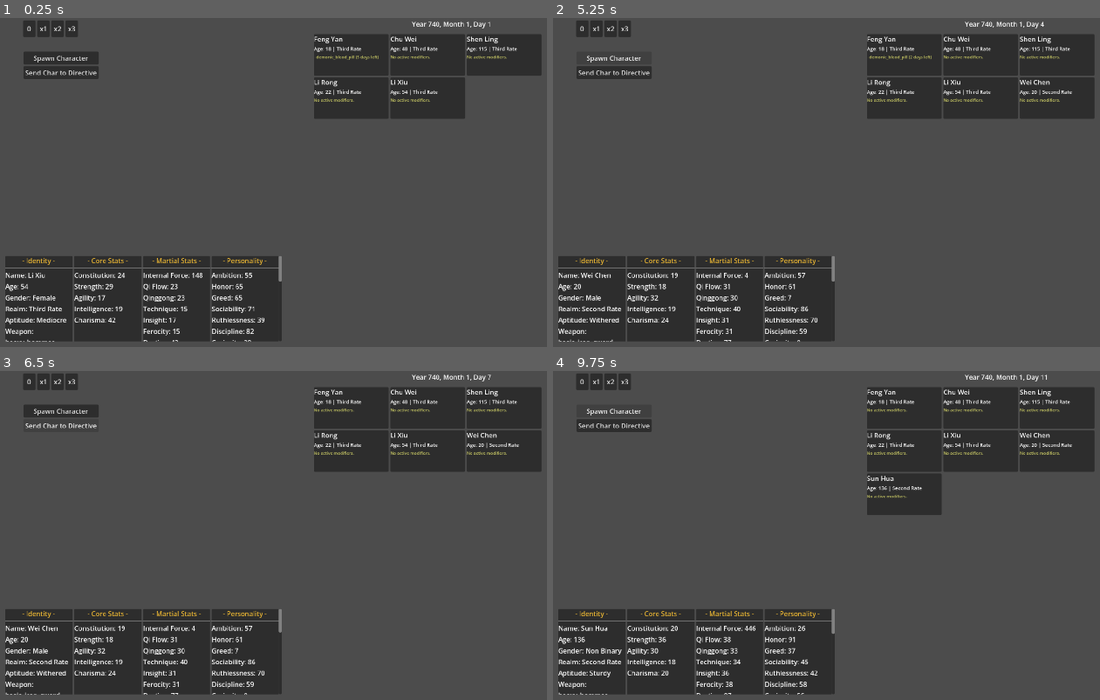
Above: before the commit, frames 1-4 (two rows, left to right).
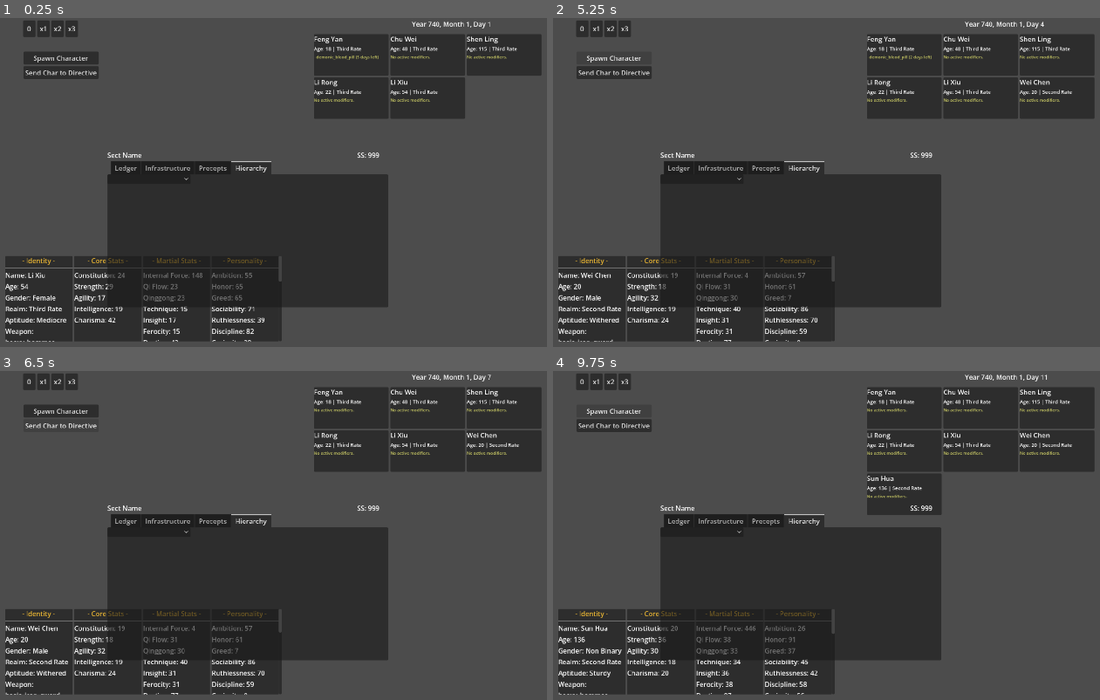
Above: after the commit, the same moments.

Repository: Chthonic-Studio/the_sect_master
Game: Godot game, scene res://Scenes/testing_grounds.tscn
Two runs of this game, one before a commit and one after it. Both use one fixed random seed, a clock stepped at 60 frames per second and the inputs below.
Inputs (mouse positions are in pixels of both pictures, inside the frame that each line leads up to):
- Up to frame 1 (0.25 s): no input
- Up to frame 2 (5.25 s): click (700, 179) at 0.52 s; click (903, 189) at 1.27 s; click "0" at 2 s; click "x1" at 2.75 s; click "x2" at 3.5 s; click "x3" at 4.25 s; click "Spawn Character" at 5 s
- Up to frame 3 (6.5 s): click "Send Char to Directive" at 5.75 s
- Up to frame 4 (9.75 s): click "0" at 6.5 s; click "x1" at 7.25 s; click "x2" at 8 s; click "x3" at 8.75 s; click "Spawn Character" at 9.5 s

The runs differ from the first frame. In frame 1, 18% of the frame differs, in the area x 19-71%, y 40-89%; in frame 2, 18%; in frame 3, 18%; in frame 4, 18%.

Commit message:
Add sect UI panels and AI blackboard
Introduce several new UI scenes (ledger_panel, infrastructure_panel, precepts_panel, hierarchy_panel, roster_item, law_list_item) to build out the sect dashboard UI. Integrate these panels into Scenes/testing_grounds.tscn by registering them as external PackedScene resources and adding a SectDashboard with TabContainer entries. Add a new Scripts/AI/blackboard.gd (and its uid) implementing a simple Blackboard class for advertising, claiming, and releasing entity targets used by AI actions.

Diff:
--- /dev/null
+++ b/Scenes/UI/hierarchy_panel.tscn
@@ -0,0 +1,27 @@
+[gd_scene format=3 uid="uid://j3nh7ma1nwe"]
+
+[ext_resource type="PackedScene" uid="uid://b6x40hbcb6byg" path="res://Scenes/UI/roster_item.tscn" id="1_1qxc6"]
+
+[node name="HierarchyPanel" type="VBoxContainer" unique_id=1791663435]
+
+[node name="HeaderFilters" type="HBoxContainer" parent="." unique_id=1046407441]
+layout_mode = 2
+
+[node name="RankFilterDropdown" type="OptionButton" parent="HeaderFilters" unique_id=2082740419]
+custom_minimum_size = Vector2(200, 0)
+layout_mode = 2
+
+[node name="TotalMembersCount" type="Label" parent="HeaderFilters" unique_id=1522070805]
+custom_minimum_size = Vector2(200, 0)
+layout_mode = 2
+
+[node name="MainRoster" type="ScrollContainer" parent="." unique_id=1345193229]
+layout_mode = 2
+
+[node name="RosterGrid" type="GridContainer" parent="MainRoster" unique_id=956887998]
+layout_mode = 2
+size_flags_horizontal = 3
+size_flags_vertical = 3
+
+[node name="RosterItem" parent="MainRoster/RosterGrid" unique_id=1573130340 instance=ExtResource("1_1qxc6")]
+layout_mode = 2
--- /dev/null
+++ b/Scenes/UI/infrastructure_panel.tscn
@@ -0,0 +1,26 @@
+[gd_scene format=3 uid="uid://cfia6b3uj8k14"]
+
+[node name="InfrastructurePanel" type="HBoxContainer" unique_id=290949399]
+theme_override_constants/separation = 10
+
+[node name="ConstructionQueue" type="VBoxContainer" parent="." unique_id=762168084]
+layout_mode = 2
+
+[node name="ActiveConstruction" type="Label" parent="ConstructionQueue" unique_id=1585287340]
+layout_mode = 2
+text = "Active Construction"
+
+[node name="ActiveQueueList" type="VBoxContainer" parent="ConstructionQueue" unique_id=2031170078]
+layout_mode = 2
+
+[node name="AvailableBuildings" type="VBoxContainer" parent="." unique_id=608527589]
+layout_mode = 2
+
+[node name="ScrollContainer" type="ScrollContainer" parent="AvailableBuildings" unique_id=1086813484]
+layout_mode = 2
+size_flags_vertical = 3
+
+[node name="VBoxContainer" type="VBoxContainer" parent="AvailableBuildings/ScrollContainer" unique_id=1500762695]
+layout_mode = 2
+size_flags_horizontal = 3
+size_flags_vertical = 3
--- /dev/null
+++ b/Scenes/UI/law_list_item.tscn
@@ -0,0 +1,12 @@
+[gd_scene format=3 uid="uid://dc65kmaf72vhc"]
+
+[node name="LawListItem" type="HBoxContainer" unique_id=172888959]
+
+[node name="Label" type="Label" parent="." unique_id=1157715604]
+custom_minimum_size = Vector2(200, 0)
+layout_mode = 2
+text = "Elder Stipends: "
+
+[node name="OptionButton" type="OptionButton" parent="." unique_id=380758076]
+layout_mode = 2
+size_flags_horizontal = 3
--- /dev/null
+++ b/Scenes/UI/ledger_panel.tscn
@@ -0,0 +1,66 @@
+[gd_scene format=3 uid="uid://b34erchstwbbc"]
+
+[node name="LedgerPanel" type="VBoxContainer" unique_id=233494681]
+
+[node name="WealthIncome" type="PanelContainer" parent="." unique_id=2013521080]
+layout_mode = 2
+
+[node name="HBoxContainer" type="HBoxContainer" parent="WealthIncome" unique_id=1313354311]
+layout_mode = 2
+
+[node name="WealthTitle" type="Label" parent="WealthIncome/HBoxContainer" unique_id=1981233862]
+custom_minimum_size = Vector2(65, 0)
+layout_mode = 2
+text = "Wealth:"
+
+[node name="CurrentWealth" type="Label" parent="WealthIncome/HBoxContainer" unique_id=154934290]
+custom_minimum_size = Vector2(120, 0)
+layout_mode = 2
+text = "999"
+
+[node name="WealthDeltaTooltip" type="Label" parent="WealthIncome/HBoxContainer" unique_id=1369086963]
+layout_mode = 2
+text = "+15 / month"
+
+[node name="OtherResources" type="PanelContainer" parent="." unique_id=1081241046]
+layout_mode = 2
+
+[node name="ResourcesGrid" type="GridContainer" parent="OtherResources" unique_id=1155612826]
+layout_mode = 2
+columns = 3
+
+[node name="Label" type="Label" parent="OtherResources/ResourcesGrid" unique_id=800267477]
+layout_mode = 2
+
+[node name="Label2" type="Label" parent="OtherResources/ResourcesGrid" unique_id=1608721247]
+layout_mode = 2
+
+[node name="Label3" type="Label" parent="OtherResources/ResourcesGrid" unique_id=1026373260]
+layout_mode = 2
+
+[node name="SectStats" type="PanelContainer" parent="." unique_id=368725858]
+layout_mode = 2
+
+[node name="HBoxContainer" type="HBoxContainer" parent="SectStats" unique_id=1201967753]
+layout_mode = 2
+
+[node name="FaceLabel" type="Label" parent="SectStats/HBoxContainer" unique_id=1056975527]
+layout_mode = 2
+text = "Face: "
+
+[node name="FaceStat" type="Label" parent="SectStats/HBoxContainer" unique_id=788455401]
+layout_mode = 2
+
+[node name="ReputationLabel" type="Label" parent="SectStats/HBoxContainer" unique_id=1857336105]
+layout_mode = 2
+text = "Reputation: "
+
+[node name="ReputationStat" type="Label" parent="SectStats/HBoxContainer" unique_id=953769448]
+layout_mode = 2
+
+[node name="KarmaLabel" type="Label" parent="SectStats/HBoxContainer" unique_id=252370390]
+layout_mode = 2
+text = "Karma: "
+
+[node name="KarmaStat" type="Label" parent="SectStats/HBoxContainer" unique_id=818448618]
+layout_mode = 2
--- /dev/null
+++ b/Scenes/UI/precepts_panel.tscn
@@ -0,0 +1,47 @@
+[gd_scene format=3 uid="uid://cumrkp7iq83hn"]
+
+[node name="PreceptsPanel" type="HBoxContainer" unique_id=821234677]
+
+[node name="ActiveTenets" type="VBoxContainer" parent="." unique_id=890544052]
+custom_minimum_size = Vector2(200, 0)
+layout_mode = 2
+
+[node name="SectTenets" type="Label" parent="ActiveTenets" unique_id=1654209890]
+layout_mode = 2
+text = "Sect Tenets"
+horizontal_alignment = 1
+
+[node name="TenetsList" type="ItemList" parent="ActiveTenets" unique_id=1009461736]
+layout_mode = 2
+size_flags_vertical = 3
+
+[node name="SectLaws" type="VBoxContainer" parent="." unique_id=1605235349]
+custom_minimum_size = Vector2(200, 0)
+layout_mode = 2
+size_flags_horizontal = 3
+
+[node name="SectLaws" type="Label" parent="SectLaws" unique_id=1589234913]
+layout_mode = 2
+text = "Sect Laws"
+horizontal_alignment = 1
+
+[node name="ScrollContainer" type="ScrollContainer" parent="SectLaws" unique_id=1870009381]
+layout_mode = 2
+size_flags_vertical = 3
+
+[node name="LawsList" type="VBoxContainer" parent="SectLaws/ScrollContainer" unique_id=1678519020]
+layout_mode = 2
+size_flags_horizontal = 3
+size_flags_vertical = 3
+
+[node name="LawListItem" type="HBoxContainer" parent="SectLaws/ScrollContainer/LawsList" unique_id=562394577]
+layout_mode = 2
+
+[node name="Label" type="Label" parent="SectLaws/ScrollContainer/LawsList/LawListItem" unique_id=2013103830]
+custom_minimum_size = Vector2(200, 0)
+layout_mode = 2
+text = "Elder Stipends: "
+
+[node name="OptionButton" type="OptionButton" parent="SectLaws/ScrollContainer/LawsList/LawListItem" unique_id=1383172639]
+layout_mode = 2
+size_flags_horizontal = 3
--- /dev/null
+++ b/Scenes/UI/roster_item.tscn
@@ -0,0 +1,24 @@
+[gd_scene format=3 uid="uid://b6x40hbcb6byg"]
+
+[node name="RosterItem" type="PanelContainer" unique_id=1573130340]
+size_flags_horizontal = 3
+size_flags_vertical = 3
+
+[node name="HBoxContainer" type="HBoxContainer" parent="." unique_id=299613675]
+layout_mode = 2
+
+[node name="Name" type="Label" parent="HBoxContainer" unique_id=58706256]
+layout_mode = 2
+size_flags_horizontal = 3
+
+[node name="Realm" type="Label" parent="HBoxContainer" unique_id=1613761031]
+layout_mode = 2
+size_flags_horizontal = 3
+
+[node name="CurrentPosition" type="Label" parent="HBoxContainer" unique_id=1596212623]
+layout_mode = 2
+size_flags_horizontal = 3
+
+[node name="AssignJobButton" type="Button" parent="HBoxContainer" unique_id=1405840212]
+layout_mode = 2
+size_flags_horizontal = 3
--- a/Scenes/testing_grounds.tscn
+++ b/Scenes/testing_grounds.tscn
@@ -1,6 +1,10 @@
 [gd_scene format=3 uid="uid://orxe6dw2vjou"]
 
 [ext_resource type="Script" uid="uid://c2h0cer1tsaxn" path="res://Scripts/Debug/testing_grounds.gd" id="1_gnny0"]
+[ext_resource type="PackedScene" uid="uid://b34erchstwbbc" path="res://Scenes/UI/ledger_panel.tscn" id="2_xwgi5"]
+[ext_resource type="PackedScene" uid="uid://cfia6b3uj8k14" path="res://Scenes/UI/infrastructure_panel.tscn" id="3_8r85p"]
+[ext_resource type="PackedScene" uid="uid://cumrkp7iq83hn" path="res://Scenes/UI/precepts_panel.tscn" id="4_pc1jd"]
+[ext_resource type="PackedScene" uid="uid://j3nh7ma1nwe" path="res://Scenes/UI/hierarchy_panel.tscn" id="5_sgel4"]
 
 [node name="TestingGrounds" type="Control" unique_id=137360398]
 layout_mode = 3
@@ -88,3 +92,85 @@
 [node name="DEBUG_SendLastCharToTestDirective" type="Button" parent="DEBUG_ButtonVbox" unique_id=617426505]
 layout_mode = 2
 text = "Send Char to Directive"
+
+[node name="SectDashboard" type="Control" parent="." unique_id=1682375341]
+anchors_preset = 0
+offset_left = 267.0
+offset_top = 319.0
+offset_right = 943.0
+offset_bottom = 697.0
+
+[node name="MarginContainer" type="MarginContainer" parent="SectDashboard" unique_id=239487296]
+layout_mode = 1
+anchors_preset = 15
+anchor_right = 1.0
+anchor_bottom = 1.0
+grow_horizontal = 2
+grow_vertical = 2
+metadata/_edit_use_anchors_ = true
+
+[node name="VBoxContainer" type="VBoxContainer" parent="SectDashboard/MarginContainer" unique_id=455382074]
+layout_mode = 2
+
+[node name="Header" type="HBoxContainer" parent="SectDashboard/MarginContainer/VBoxContainer" unique_id=2031932389]
+layout_mode = 2
+
+[node name="SectNameLabel" type="Label" parent="SectDashboard/MarginContainer/VBoxContainer/Header" unique_id=1317383330]
+layout_mode = 2
+size_flags_horizontal = 3
+text = "Sect Name"
+
+[node name="SectStrengthLabel" type="Label" parent="SectDashboard/MarginContainer/VBoxContainer/Header" unique_id=684763621]
+custom_minimum_size = Vector2(75, 0)
+layout_mode = 2
+text = "SS: 999"
+
+[node name="MainTabs" type="TabContainer" parent="SectDashboard/MarginContainer/VBoxContainer" unique_id=1368704299]
+layout_mode = 2
+size_flags_vertical = 3
+current_tab = 3
+
+[node name="Ledger" type="MarginContainer" parent="SectDashboard/MarginContainer/VBoxContainer/MainTabs" unique_id=1609649253]
+visible = false
+layout_mode = 2
+metadata/_tab_index = 0
+
+[node name="LedgerPanel" parent="SectDashboard/MarginContainer/VBoxContainer/MainTabs/Ledger" unique_id=233494681 instance=ExtResource("2_xwgi5")]
+layout_mode = 2
+
+[node name="Infrastructure" type="MarginContainer" parent="SectDashboard/MarginContainer/VBoxContainer/MainTabs" unique_id=912598318]
+visible = false
+layout_mode = 2
+metadata/_tab_index = 1
+
+[node name="InfrastructurePanel" parent="SectDashboard/MarginContainer/VBoxContainer/MainTabs/Infrastructure" unique_id=290949399 instance=ExtResource("3_8r85p")]
+layout_mode = 2
+
+[node name="Precepts" type="MarginContainer" parent="SectDashboard/MarginContainer/VBoxContainer/MainTabs" unique_id=432399]
+visible = false
+layout_mode = 2
+metadata/_tab_index = 2
+
+[node name="PreceptsPanel" parent="SectDashboard/MarginContainer/VBoxContainer/MainTabs/Precepts" unique_id=821234677 instance=ExtResource("4_pc1jd")]
+layout_mode = 2
+
+[node name="Hierarchy" type="MarginContainer" parent="SectDashboard/MarginContainer/VBoxContainer/MainTabs" unique_id=1231104190]
+layout_mode = 2
+metadata/_tab_index = 3
+
+[node name="HierarchyPanel" parent="SectDashboard/MarginContainer/VBoxContainer/MainTabs/Hierarchy" unique_id=1791663435 instance=ExtResource("5_sgel4")]
+layout_mode = 2
+
+[node name="LedgerPanel" type="VBoxContainer" parent="." unique_id=1443321662]
+layout_mode = 0
+offset_left = 818.0
+offset_top = 686.0
+offset_right = 1183.0
+offset_bottom = 781.0
+
+[node name="InfraestructurePanel" type="HBoxContainer" parent="." unique_id=1387549237]
+layout_mode = 0
+offset_left = 871.0
+offset_top = 119.0
+offset_right = 1027.0
+offset_bottom = 412.0
--- /dev/null
+++ b/Scripts/AI/blackboard.gd
@@ -0,0 +1,34 @@
+class_name Blackboard extends RefCounted
+
+## A centralized registry for entities to advertise availability and claim targets.
+## This is transient data, NOT saved/loaded. Entities must re-advertise their availability.
+
+var available_entities: Dictionary = {} # Maps tag (String) -> Array[String]
+var reserved_entities: Dictionary = {}  # Maps target_id (String) -> claimer_id (String)
+
+## Entities call this when they are idle and available for interactions
+func advertise(tag: String, entity_id: String) -> void:
+	if not available_entities.has(tag):
+		available_entities[tag] = []
+	if not available_entities[tag].has(entity_id):
+		available_entities[tag].append(entity_id)
+
+## Entities call this when they are no longer available
+func withdraw_advertisement(tag: String, entity_id: String) -> void:
+	if available_entities.has(tag):
+		available_entities[tag].erase(entity_id)
+
+## Actions call this to securely grab a target and prevent others from using it.
+func claim_target(tag: String, claimer_id: String) -> String:
+	if not available_entities.has(tag) or available_entities[tag].is_empty():
+		return ""
+
+	var target_id = available_entities[tag].pop_back()
+	reserved_entities[target_id] = claimer_id
+	return target_id
+
+## Actions call this when they finish, cancel, or abort.
+func release_target(tag: String, target_id: String) -> void:
+	if reserved_entities.has(target_id):
+		reserved_entities.erase(target_id)
+		advertise(tag, target_id) # Put them back in the pool
Not shown, added: Scripts/AI/blackboard.gd.uid
